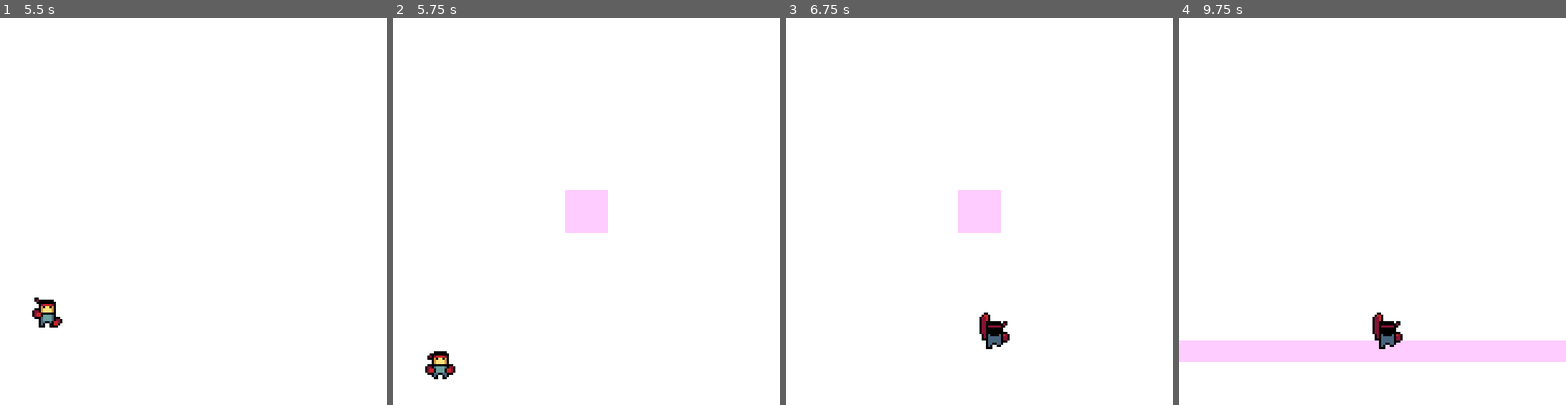
Above: before the commit, frames 1-4 (left to right).
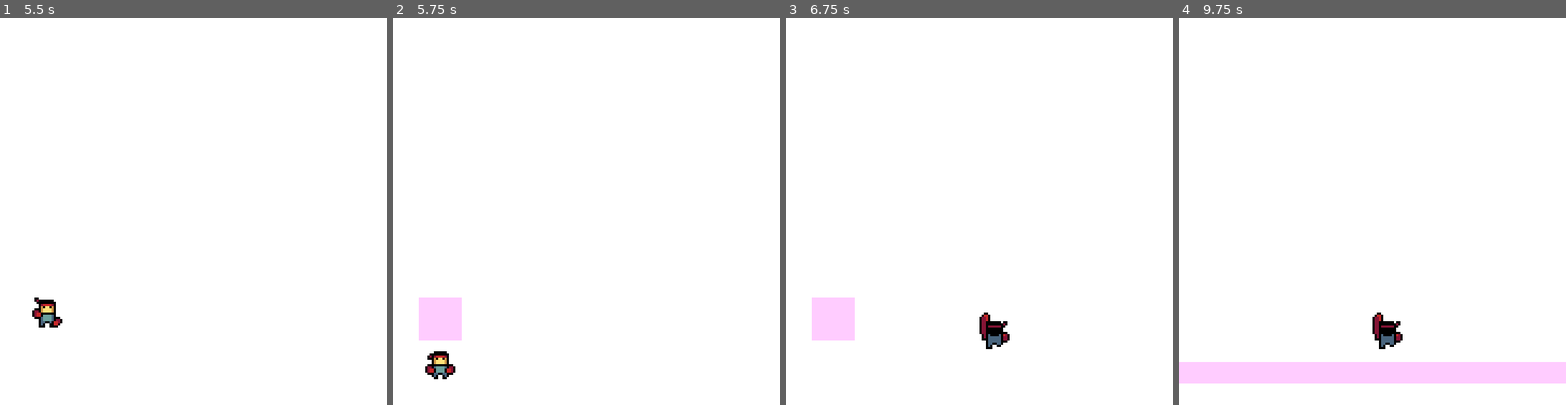
Above: after the commit, the same moments.

Repository: Compsciler/Unsquished
Game: Godot game, scene res://title_scene.tscn
The game is run twice, just before and just after one commit, with the same random seed, the same clock (stepped at 60 frames per second) and the same inputs. The engine's default icon, where the game draws it, is replaced by a stand-in: a white triangle on a blue panel in a dark square.
Inputs:
- Up to frame 1 (5.5 s): tap Enter at 0.5 s; hold D (right) 0.53-1.28 s; tap J (hit) every 1.5 s from 0.6 to 5.1 s; hold S (down) 1.28-2.03 s; tap Space (super) at 1.35, 2.85, 4.35 s; hold D (right) 2.03-2.78 s; hold W (up) 2.78-3.53 s; hold A (left) 3.53-5.03 s; hold S (down) from 5.03 s (still down)
- Up to frame 2 (5.75 s): keep holding S (down)
- Up to frame 3 (6.75 s): release S (down) at 5.78 s; hold D (right) 5.78-6.53 s; tap Space (super) at 5.85 s; hold W (up) from 6.53 s (still down); tap J (hit) at 6.6 s
- Up to frame 4 (9.75 s): release W (up) at 7.28 s; hold D (right) 7.28-8.03 s; tap Space (super) at 7.35, 8.85 s; hold S (down) 8.03-8.78 s; tap J (hit) at 8.1, 9.6 s; hold A (left) 8.78-9.53 s; hold W (up) from 9.53 s (still down)

Frame 1 is identical in both runs. In frame 2, 2.5% of the frame differs, in the area x 6-56%, y 44-84%; in frame 3, 2.5%; in frame 4, 11%, in the area x 0-100%, y 83-95%.

Commit message:
Change lasers and spikes to spawn on player

Diff:
--- a/character_body_2d.tscn
+++ b/character_body_2d.tscn
@@ -26,7 +26,7 @@
 scale = Vector2(3, 3)
 sprite_frames = ExtResource("2_4h3dc")
 animation = &"right_run"
-frame_progress = 0.547654
+frame_progress = 0.329742
 
 [node name="FistSprite" type="AnimatedSprite2D" parent="Visuals"]
 texture_filter = 1
--- a/floor_tiles.gd
+++ b/floor_tiles.gd
@@ -11,6 +11,8 @@
 var spawn_rate = spawn_rate_start
 
 @onready var timer = $Timer
+
+@onready var player = get_tree().get_nodes_in_group("player")[0]
 
 # Called when the node enters the scene tree for the first time.
 func _ready():
@@ -32,8 +34,14 @@
 	add_child(spike_inst)
 	spike_inst.position = pos
 
+func spawn_on_player(offset_x = 0, offset_y = 0):
+	var pos = Vector2(player.position.x + offset_x, player.position.y + offset_y)
+	var spike_inst = spike.instantiate()
+	add_child(spike_inst)
+	spike_inst.position = pos
+
 func _on_timer_timeout():
-	spawn_random()
+	spawn_on_player()
 	spawn_rate += spawn_rate_increase
 	spawn_rate = max(spawn_rate, spawn_rate_min)
 	timer.wait_time = spawn_rate
--- a/laser_tiles.gd
+++ b/laser_tiles.gd
@@ -12,6 +12,8 @@
 var spawn_rate = spawn_rate_start
 
 @onready var timer = $Timer
+
+@onready var player = get_tree().get_nodes_in_group("player")[0]
 
 # Called when the node enters the scene tree for the first time.
 func _ready():
@@ -41,8 +43,23 @@
 	laser_inst.position = pos
 	laser_inst.rotation = rot
 
+func spawn_on_player(offset = 0):
+	var is_row = randi() % 2 == 0
+	var pos
+	var rot
+	if is_row:
+		pos = Vector2(center, player.position.y + offset)
+		rot = 0
+	else:
+		pos = Vector2(player.position.x + offset, center)
+		rot = PI / 2
+	var laser_inst = laser.instantiate()
+	add_child(laser_inst)
+	laser_inst.position = pos
+	laser_inst.rotation = rot
+
 func _on_timer_timeout():
-	spawn_random()
+	spawn_on_player()
 	spawn_rate += spawn_rate_increase
 	spawn_rate = max(spawn_rate, spawn_rate_min)
 	timer.wait_time = spawn_rate
--- a/node_2d.tscn
+++ b/node_2d.tscn
@@ -12,7 +12,7 @@
 
 [node name="LaserTiles" parent="." instance=ExtResource("3_t65hy")]
 
-[node name="CharacterBody2D" parent="." instance=ExtResource("1_1flav")]
+[node name="CharacterBody2D" parent="." groups=["player"] instance=ExtResource("1_1flav")]
 
 [node name="Walls" parent="." instance=ExtResource("2_4k04h")]
 position = Vector2(275, 274)
